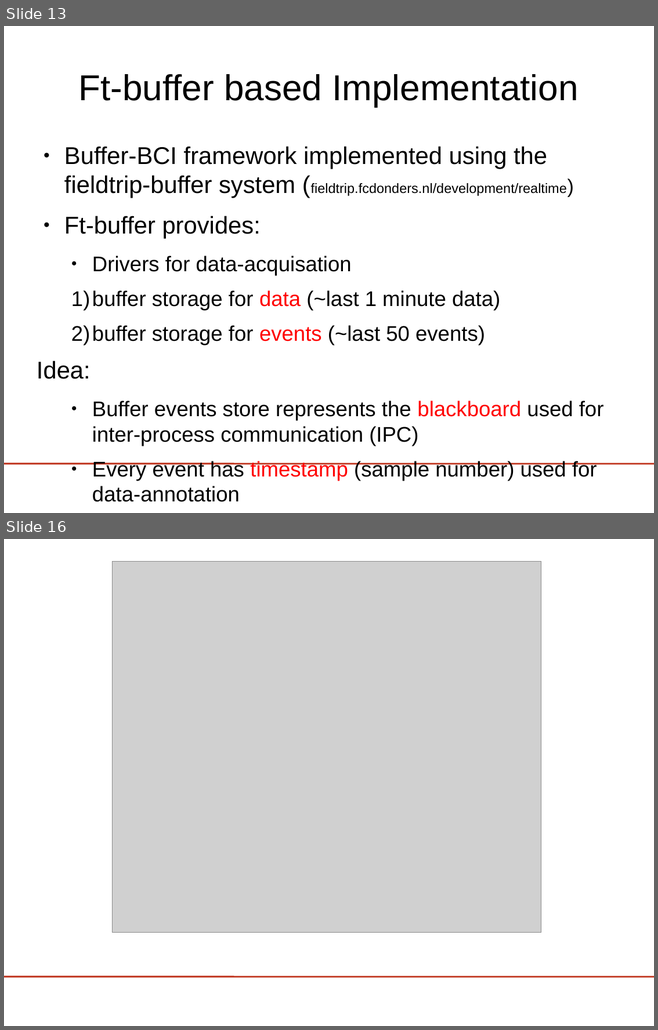
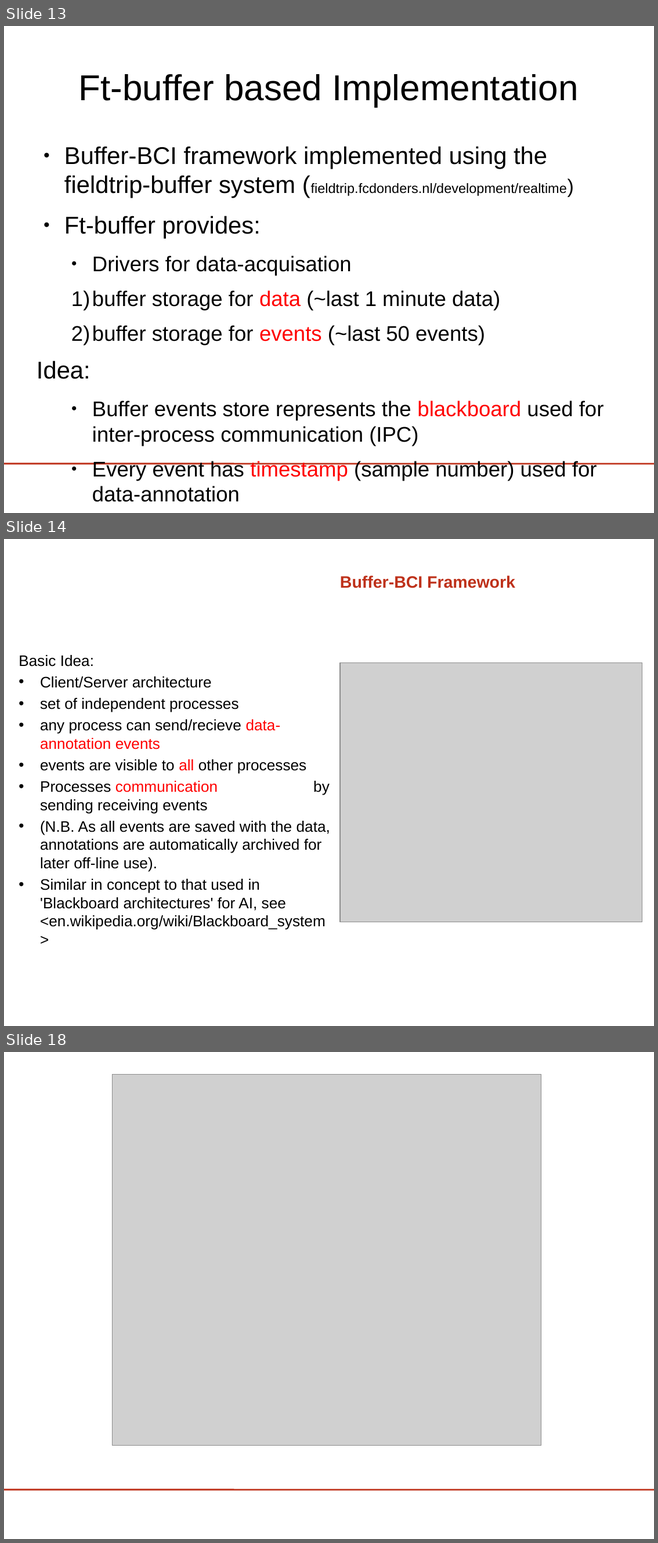
Before and after one commit to phpvdb/buffer_bci, a slide deck: tutorial/lect3-helloworld/HelloWorld_ERPViewer.odp. Shown one above the other, each under a label of ours: slides 13 and 16 before the commit, slides 13, 14 and 18 after it; the slides between them are not shown. The pictures are 658x1030 and 658x1543 pixels, drawn with LibreOffice and Linux fonts; fonts in the diff are those of the drawing; grey boxes stand for pictures; background and template pictures are left out. Boxes give left, top, right and bottom in pixels: in the first picture for what was removed or moved away, otherwise in the second. Text is boxed around its words. In the diff, an @@ line names an element or a change of style, - is before the commit and + after.

```diff
--- a/tutorial/lect3-helloworld/HelloWorld_ERPViewer.odp
+++ b/tutorial/lect3-helloworld/HelloWorld_ERPViewer.odp
@@ slide 14 added at (4,539,654,1026), background picture (left out) @@
@@ title added at (340,576,515,588), 20.2 pt, text #BE311A, bold @@
+Buffer-BCI Framework
@@ text added at (18,655,330,930), 18.6 pt, text #000000 @@
+Basic Idea:
+• Client/Server architecture
+• set of independent processes
+• any process can send/recieve data-annotation events
+• events are visible to all other processes
+• Processes communication implemented by sending receiving events
+• (N.B. As all events are saved with the data, annotations are automatically archived for later off-line use).
+• Similar in concept to that used in 'Blackboard architectures' for AI, see <en.wikipedia.org/wiki/Blackboard_system>
@@ picture added at (340,663,643,922) @@
@@ what was slide 16 is now slide 18 @@
```
Also in this commit, not shown: 12 slides changed, 11 other slides added, 1 slide removed, 30 other files.
